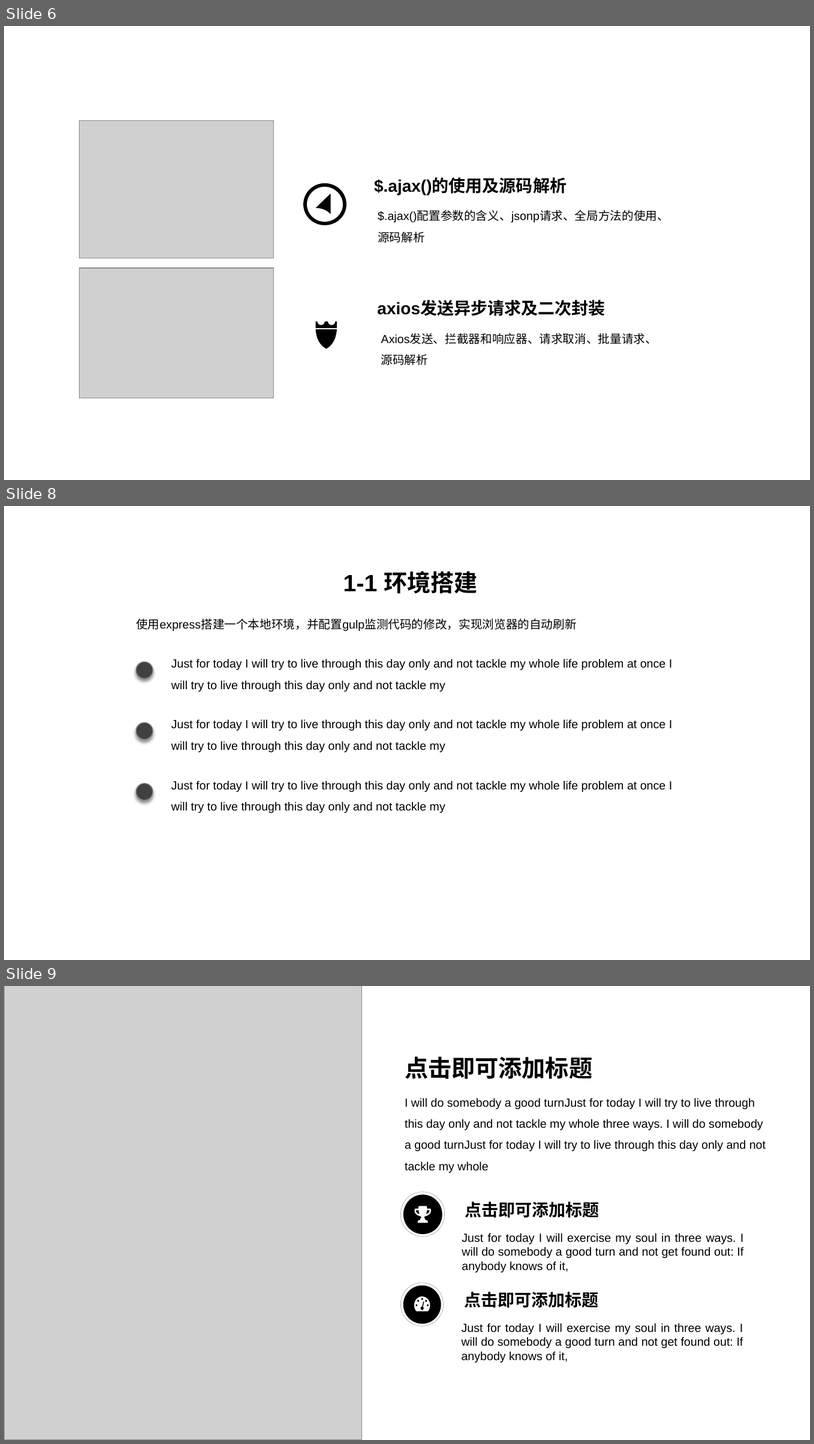
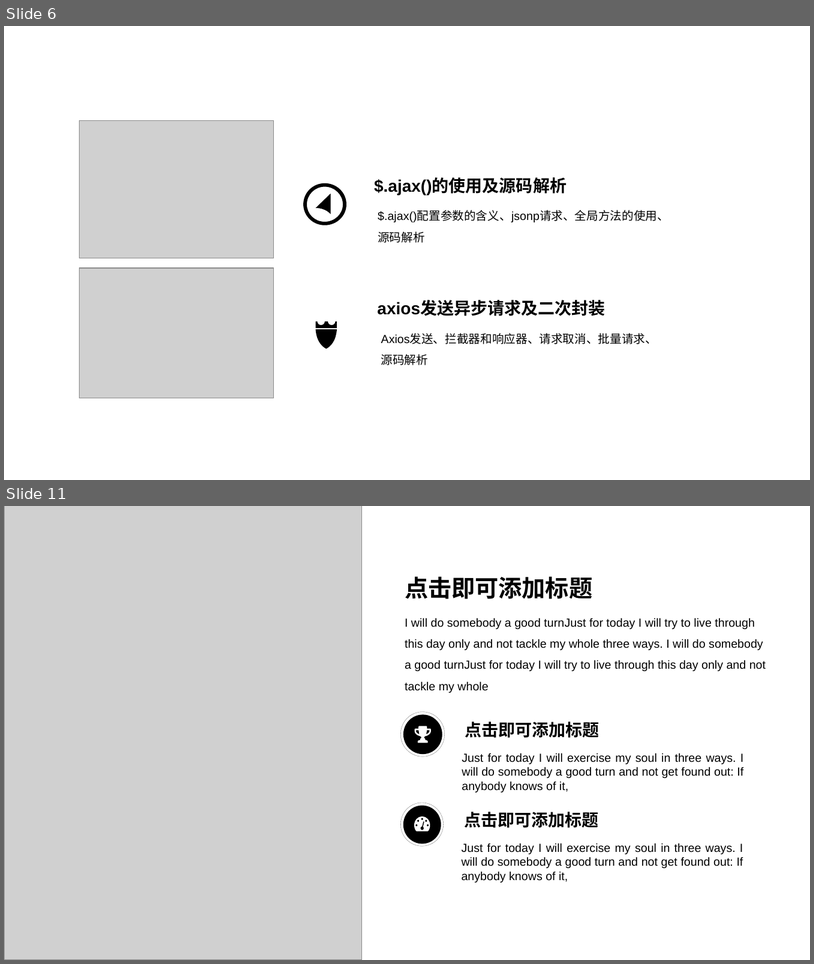
Before and after one commit to CowenZhengHao/ajax, a slide deck: 课件.pptx. Shown one above the other, each under a label of ours: slides 6, 8 and 9 before the commit, slides 6 and 11 after it; the slides between them are not shown. The pictures are 814x1444 and 814x964 pixels, drawn with LibreOffice and Linux fonts; fonts in the diff are those of the drawing; grey boxes stand for pictures. Boxes give left, top, right and bottom in pixels: in the first picture for what was removed or moved away, otherwise in the second. Text is boxed around its words. In the diff, an @@ line names an element or a change of style, - is before the commit and + after.

```diff
--- a/课件.pptx
+++ b/课件.pptx
@@ slide 8 removed at box(4, 506, 810, 960), background #FFFFFF @@
@@ text removed at box(344, 571, 478, 594) @@
-1-1 环境搭建
@@ text removed at box(136, 618, 577, 631) @@
-使用express搭建一个本地环境，并配置gulp监测代码的修改，实现浏览器的自动刷新
@@ ellipse removed at box(136, 661, 153, 678) @@
@@ text removed at box(171, 658, 672, 691) @@
-Just for today I will try to live through this day only and not tackle my whole life problem at once I will try to live through this day only and not tackle my
@@ text removed at box(171, 719, 672, 752) @@
-Just for today I will try to live through this day only and not tackle my whole life problem at once I will try to live through this day only and not tackle my
@@ ellipse removed at box(136, 723, 153, 739) @@
@@ ellipse removed at box(136, 783, 153, 800) @@
@@ text removed at box(171, 780, 672, 813) @@
-Just for today I will try to live through this day only and not tackle my whole life problem at once I will try to live through this day only and not tackle my
@@ what was slide 9 is now slide 11 @@
```
Also in this commit, not shown: 2 slides changed, 3 slides added, 4 other files.
